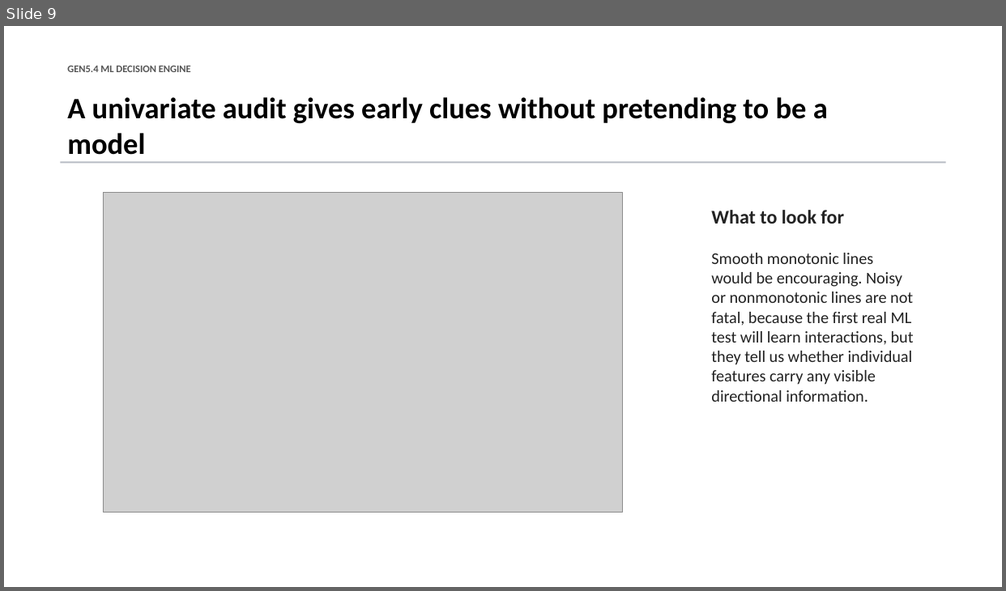
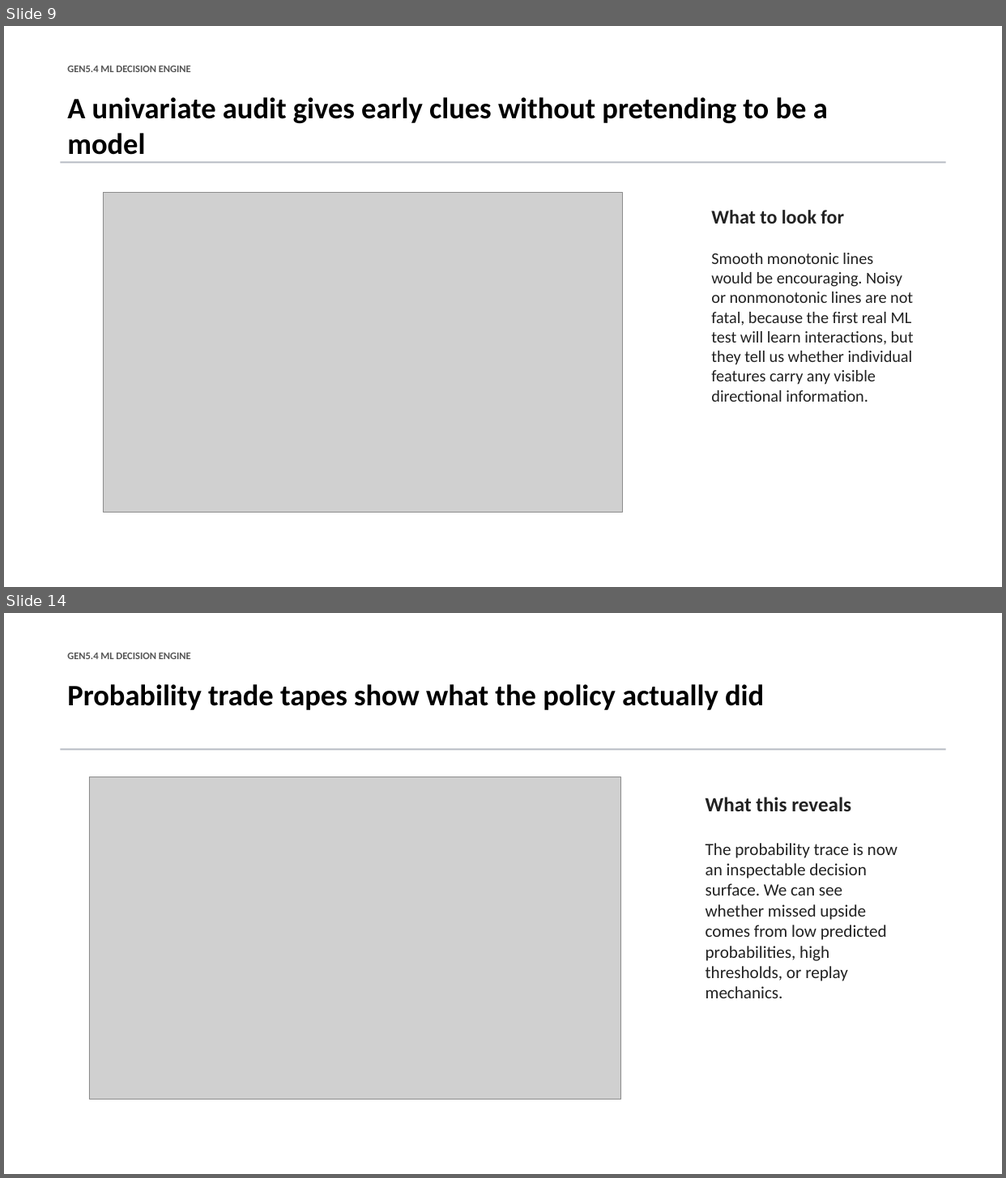
Before and after one commit to Francisc0Franc0/Time-Series-Modeling-Gen5, a slide deck: presentations/gen5_4_ml_decision_engine_incremental_build.pptx. Shown one above the other, each under a label of ours: slide 9 before the commit, slides 9 and 14 after it; the slides between them are not shown. The pictures are 1006x591 and 1006x1178 pixels, drawn with LibreOffice and Linux fonts; fonts in the diff are those of the drawing; grey boxes stand for pictures. Boxes give left, top, right and bottom in pixels: in the first picture for what was removed or moved away, otherwise in the second. Text is boxed around its words. In the diff, an @@ line names an element or a change of style, - is before the commit and + after.

Commit message:
Add Gen5.4 GLM replay diagnostic

```diff
--- a/presentations/gen5_4_ml_decision_engine_incremental_build.pptx
+++ b/presentations/gen5_4_ml_decision_engine_incremental_build.pptx
@@ slide 14 added at box(4, 613, 1002, 1174), background #FFFFFF @@
@@ text added at box(67, 653, 191, 659), 9.8 pt, text #555555, bold @@
+GEN5.4 ML DECISION ENGINE
@@ text added at box(67, 684, 764, 710), 28.5 pt, text #000000, bold @@
+Probability trade tapes show what the policy actually did
@@ rectangle added at box(60, 748, 946, 750), fill #B8BCC4 @@
@@ picture added at box(89, 777, 621, 1100) @@
@@ text added at box(705, 797, 851, 811), 19.5 pt, text #222222, bold @@
+What this reveals
@@ text added at box(705, 843, 897, 999), 16.5 pt, text #222222 @@
+The probability trace is now an inspectable decision surface. We can see whether missed upside comes from low predicted probabilities, high thresholds, or replay mechanics.
```
Also in this commit, not shown: 1 slide changed, 6 other slides added, 6 other files.
